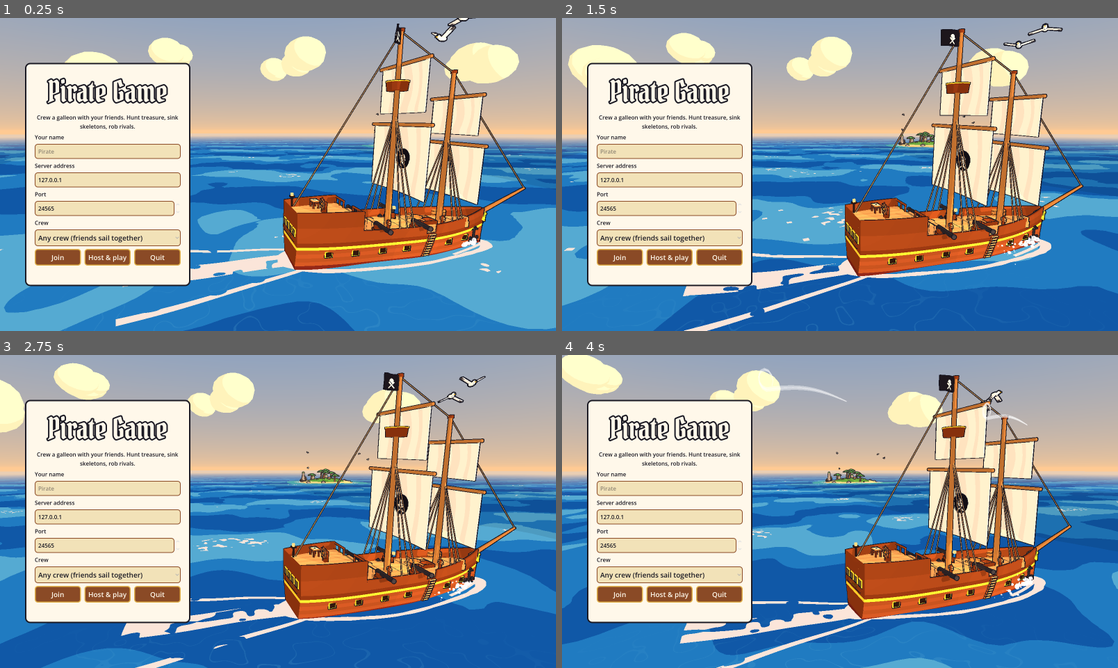
Above: before the commit, frames 1-4 (two rows, left to right).
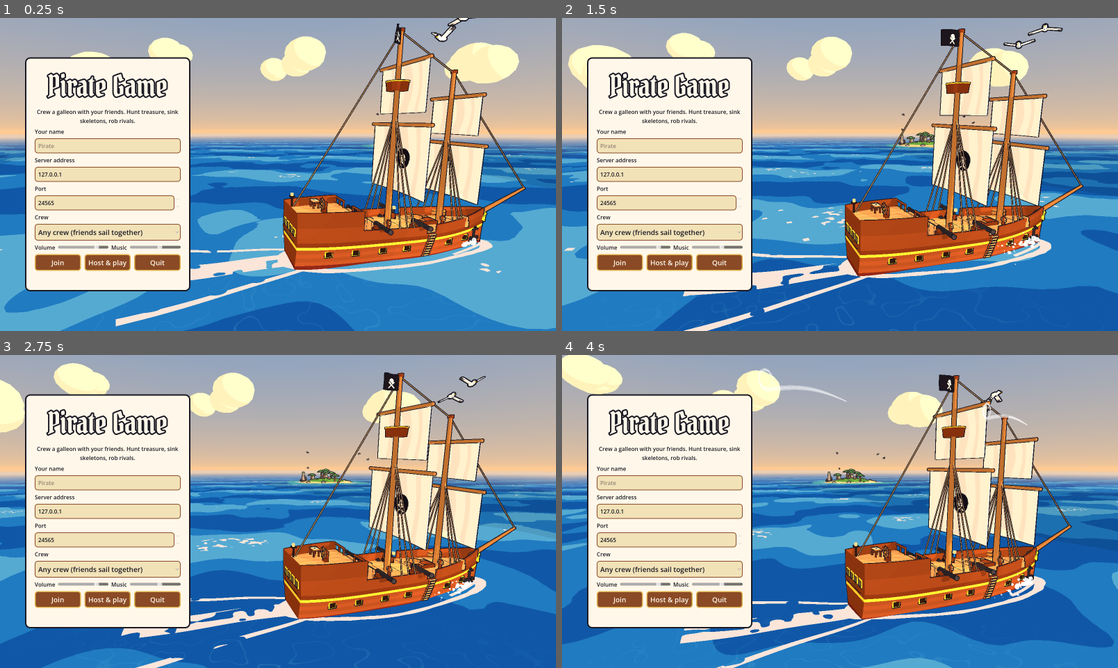
Above: after the commit, the same moments.

Repository: markcNewell/pirate-game
Game: Godot game, scene res://game/main.tscn
Two runs of this game, one before a commit and one after it. Both use one fixed random seed, a clock stepped at 60 frames per second and the inputs below.
Inputs (mouse positions are in pixels of both pictures, inside the frame that each line leads up to):
- Up to frame 1 (0.25 s): no input
- Up to frame 2 (1.5 s): move the mouse to (962, 158) at 0.52 s; hold D (move_right) 0.53-1.25 s; hold Tab (crew) 0.53-1.25 s; tap Space (jump) at 0.77, 1.07 s; click (962, 158) at 0.8 s; drag from (728, 190) to (812, 237) at 1.27 s
- Up to frame 3 (2.75 s): move the mouse to (333, 442) at 2.02 s; hold D (move_right) from 2.03 s (still down); hold Shift (run) from 2.03 s (still down); tap Tab (crew) at 2.3 s
- Up to frame 4 (4 s): release D (move_right) at 2.75 s; release Shift (run) at 2.75 s; drag from (812, 574) to (673, 464) at 2.77 s; move the mouse to (1006, 558) at 3.52 s; hold A (move_left) from 3.53 s (still down); hold Shift (run) from 3.53 s (still down); click (1006, 558) at 3.6 s; tap Space (jump) at 3.77 s

The runs differ from the first frame. In frame 1, 9.3% of the frame differs, in the area x 4-35%, y 12-88%; in frame 2, 9.2%; in frame 3, 9.2%; in frame 4, 9.2%.

Commit message:
Sound: synthesised effects, ambience and a title shanty, all from code
- tools/make_sounds.py builds every sound with numpy (noise, sines, filters): cannon, splashes,
  hull hits, thunder near and far, cutlass and pistol, footsteps on wood and sand, digging,
  hammering, coins, bell, gulls, bones, creaks, winch, fire, rain, wind, sea, and the
  traditional Drunken Sailor as an accordion shanty.
- The Audio autoload: a pool of 3D voices, ambience loops whose volume follows the scene (sea,
  wind higher up and in the storm, rain inside it, the wash under a moving hull), music on the
  title screen and drifting out of the tavern. Thunder arrives after its flash, later the
  further off it is.
- Hooked to what happens: shots, impacts, attacks, hurts, lightning strikes, the skeleton-ship
  alarm bell, coins on a sale, chests picked up and put down, eating, digging, the bucket,
  footsteps and swim strokes, the capstan, sails being worked, patching, restocking,
  dolphins, the whale, camp fires at night.
- Volume and music sliders on the title screen, saved with the settings. Headless servers and
  bots play nothing.

Co-Authored-By: Claude Opus 5.5 <noreply@anthropic.com>

Diff:
--- /dev/null
+++ b/game/audio/audio.gd
@@ -0,0 +1,158 @@
+extends Node
+## Every sound in the game goes through here (the "Audio" autoload). Sounds are the synthesised
+## WAVs in art/sounds (made by tools/make_sounds.py). Three buses under Master: Effects,
+## Ambience and Music, so each can be turned up or down. A headless server or bot plays nothing.
+
+const VOICES := 24
+const UI_VOICES := 4
+## Loops that run all the time on the Ambience bus; World sets how loud each is.
+const AMBIENCE := ["sea", "wind", "rain", "bow_wash"]
+
+var enabled := false
+var _streams := {}
+var _voices: Array[AudioStreamPlayer3D] = []
+var _next_voice := 0
+var _ui: Array[AudioStreamPlayer] = []
+var _next_ui := 0
+var _loops := {}
+var _loop_target := {}
+var _music: AudioStreamPlayer
+var _music_target := -80.0
+
+
+func _ready() -> void:
+	enabled = DisplayServer.get_name() != "headless"
+	if not enabled:
+		return
+	for bus: String in ["Effects", "Ambience", "Music"]:
+		AudioServer.add_bus()
+		var i := AudioServer.bus_count - 1
+		AudioServer.set_bus_name(i, bus)
+		AudioServer.set_bus_send(i, "Master")
+	apply_volumes()
+	for i in VOICES:
+		var v := AudioStreamPlayer3D.new()
+		v.bus = "Effects"
+		v.attenuation_model = AudioStreamPlayer3D.ATTENUATION_INVERSE_DISTANCE
+		v.unit_size = 8.0
+		v.max_distance = 400.0
+		add_child(v)
+		_voices.append(v)
+	for i in UI_VOICES:
+		var u := AudioStreamPlayer.new()
+		u.bus = "Effects"
+		add_child(u)
+		_ui.append(u)
+	for name: String in AMBIENCE:
+		var p := AudioStreamPlayer.new()
+		p.stream = stream(name, true)
+		p.bus = "Ambience"
+		p.volume_db = -80.0
+		add_child(p)
+		p.play()
+		_loops[name] = p
+		_loop_target[name] = -80.0
+	_music = AudioStreamPlayer.new()
+	_music.stream = stream("shanty", true)
+	_music.bus = "Music"
+	_music.volume_db = -80.0
+	add_child(_music)
+
+
+func _exit_tree() -> void:
+	# Let go of every stream before the engine shuts down, so none is reported as leaked.
+	for child in get_children():
+		if child is AudioStreamPlayer or child is AudioStreamPlayer3D:
+			child.stop()
+			child.stream = null
+	_streams.clear()
+
+
+## Settings.volume and Settings.music (0-1) onto the Master and Music buses.
+func apply_volumes() -> void:
+	if not enabled:
+		return
+	AudioServer.set_bus_volume_db(0, linear_to_db(maxf(Settings.volume, 0.001)))
+	AudioServer.set_bus_volume_db(AudioServer.get_bus_index("Music"), linear_to_db(maxf(Settings.music, 0.001)))
+
+
+## The stream for `name`, loaded once; loops are set to repeat end to start.
+func stream(name: String, loop := false) -> AudioStream:
+	if not _streams.has(name):
+		var s: AudioStreamWAV = load("res://art/sounds/%s.wav" % name)
+		if loop:
+			s = s.duplicate()
+			s.loop_mode = AudioStreamWAV.LOOP_FORWARD
+			s.loop_begin = 0
+			s.loop_end = s.data.size() / 2
+		_streams[name] = s
+	return _streams[name]
+
+
+## A one-shot sound in the world at `pos`, a little higher or lower each time.
+func play_at(name: String, pos: Vector3, volume_db := 0.0, pitch := 1.0, jitter := 0.08) -> void:
+	if not enabled:
+		return
+	var v := _voices[_next_voice]
+	_next_voice = (_next_voice + 1) % VOICES
+	v.stream = stream(name)
+	v.global_position = pos
+	v.volume_db = volume_db
+	v.pitch_scale = pitch * (1.0 + randf_range(-jitter, jitter))
+	v.play()
+
+
+## A one-shot heard the same wherever you are (your own footsteps, the menu).
+func play(name: String, volume_db := 0.0, pitch := 1.0, jitter := 0.06) -> void:
+	if not enabled:
+		return
+	var u := _ui[_next_ui]
+	_next_ui = (_next_ui + 1) % UI_VOICES
+	u.stream = stream(name)
+	u.volume_db = volume_db
+	u.pitch_scale = pitch * (1.0 + randf_range(-jitter, jitter))
+	u.play()
+
+
+## How loud one ambience loop should be (dB); it eases there.
+func set_ambience(name: String, volume_db: float) -> void:
+	_loop_target[name] = volume_db
+
+
+## Fade the sea shanty in (title screen) or out.
+func music(on: bool) -> void:
+	if not enabled:
+		return
+	_music_target = -6.0 if on else -80.0
+	if on and not _music.playing:
+		_music.play()
+
+
+func _process(delta: float) -> void:
+	if not enabled:
+		return
+	for name: String in _loops:
+		var p: AudioStreamPlayer = _loops[name]
+		p.volume_db = move_toward(p.volume_db, _loop_target[name], delta * 30.0)
+	_music.volume_db = move_toward(_music.volume_db, _music_target, delta * 25.0)
+	if _music.playing and _music.volume_db <= -79.0 and _music_target <= -79.0:
+		_music.stop()
+
+
+## A 3D loop that belongs to something in the world (a camp fire, the tavern's music).
+func loop_at(parent: Node3D, name: String, volume_db: float, reach: float) -> AudioStreamPlayer3D:
+	var p := AudioStreamPlayer3D.new()
+	parent.add_child(p)
+	if not enabled:
+		return p
+	p.stream = stream(name, true)
+	p.bus = "Ambience" if name != "shanty" else "Music"
+	p.volume_db = volume_db
+	p.max_distance = reach
+	p.unit_size = reach * 0.25
+	# The owner may not be in the scene yet; start when it is.
+	if p.is_inside_tree():
+		p.play()
+	else:
+		p.autoplay = true
+	return p
--- a/game/fx/lantern.gd
+++ b/game/fx/lantern.gd
@@ -12,6 +12,7 @@
 var _energy: float
 var _flame: MeshInstance3D
 var _flicker := 0.0
+var _crackle: AudioStreamPlayer3D
 
 
 ## `fire` adds a flickering toon flame that only shows while the lantern is lit.
@@ -40,6 +41,7 @@
 		_flame.visible = false
 		add_child(_flame)
 		_light.position.y = 0.9
+		_crackle = Audio.loop_at(self, "fire", -80.0, 30.0)
 	add_to_group(GROUP)
 
 
@@ -75,6 +77,7 @@
 	_light.light_energy = _energy * level
 	if _flame:
 		_flame.visible = level > 0.3
+		_crackle.volume_db = -6.0 if _flame.visible else -80.0
 	set_process(_flame != null and _flame.visible)
 
 
--- a/game/game.gd
+++ b/game/game.gd
@@ -49,6 +49,7 @@
 var effects: Effects
 ## Ships we have seen start to sink (id -> time since the last bubbles).
 var _wrecked := {}
+var _creak_wait := 5.0
 var avatars := {}  # peer id -> Avatar
 var _item_views := {}  # item id -> LootView
 var _skeleton_views := {}  # skeleton id -> SkeletonView
@@ -225,6 +226,8 @@
 	for entry in data[4]:
 		purses[int(entry[0])] = int(entry[1])
 		if int(entry[0]) == own_crew:
+			if int(entry[1]) > purse and has_view():
+				Audio.play("coins", -2.0)
 			purse = int(entry[1])
 			voyage = {} if entry.size() < 5 else {"island": int(entry[2]), "x": float(entry[3]), "z": float(entry[4])}
 	var snap_bones := {}
@@ -289,12 +292,24 @@
 		"swing":
 			if _skeleton_views.has(int(data[0])):
 				_skeleton_views[int(data[0])].swing()
+				Audio.play_at("swing", _skeleton_views[int(data[0])].global_position + Vector3.UP, -4.0, 0.8)
 		"hurt_skeleton":
 			if _skeleton_views.has(int(data[0])):
 				_skeleton_views[int(data[0])].hurt()
+				Audio.play_at("rattle", _skeleton_views[int(data[0])].global_position + Vector3.UP)
 		"attack":
 			if avatars.has(int(data[0])):
-				avatars[int(data[0])].attack()
+				var who: Avatar = avatars[int(data[0])]
+				who.attack()
+				var pistol := int(data[1]) == Weapons.Kind.PISTOL
+				Audio.play_at("pistol" if pistol else "swing", who.global_position + Vector3.UP * 1.4, 0.0 if pistol else -4.0)
+		"hurt_player":
+			if int(data[0]) == local_id:
+				Audio.play("thud", -2.0, 0.8)
+			elif avatars.has(int(data[0])):
+				Audio.play_at("thud", avatars[int(data[0])].global_position + Vector3.UP)
+		"alarm":
+			Audio.play("bell", -3.0, 1.0, 0.0)
 		"lightning":
 			if world:
 				world.strike(Vector3(data[1], data[2], data[3]))
@@ -328,6 +343,7 @@
 	ship_view = ship_views.get(own_ship)
 	# The HUD's wind arrow shows the wind where our ship is, swirling if she is in the storm.
 	view_wind = Storm.wind(Vector2(view_ship.x, view_ship.z), render_time, view_wind).normalized()
+	_ship_sounds(delta)
 	if ship_view == null:
 		return
 
@@ -338,6 +354,10 @@
 		local_player.carry = me.carry
 		if me.hp < local_player.hp and hud:
 			hud.flash_damage()
+		if me.hp > local_player.hp and not me.dead and not local_player.dead:
+			Audio.play("chomp", -4.0)
+		if me.carry != local_player.carry:
+			Audio.play("thud", -6.0)
 		local_player.hp = me.hp
 		local_player.dead = me.dead
 	local_player.update_view()
@@ -436,6 +456,34 @@
 			effects.bubbles(Vector3(s.x, 0.0, s.z))
 
 
+## Aboard a ship: water rushing past the hull as she gathers speed, and her timbers creaking
+## now and then, more often in a storm.
+func _ship_sounds(delta: float) -> void:
+	var aboard := local_player.mode == LocalPlayer.Mode.ON_SHIP and view_ships.has(local_player.ship_id)
+	if not aboard:
+		Audio.set_ambience("bow_wash", -80.0)
+		return
+	var s: ShipState = view_ships[local_player.ship_id]
+	Audio.set_ambience("bow_wash", lerpf(-38.0, -9.0, clampf(absf(s.speed) / ShipPhysics.MAX_SPEED, 0.0, 1.0)))
+	_creak_wait -= delta
+	if _creak_wait <= 0.0:
+		var storm := Storm.amount(Vector2(s.x, s.z), render_time)
+		_creak_wait = randf_range(4.0, 11.0) * (1.0 - 0.65 * storm)
+		Audio.play("creak", -18.0 + 9.0 * storm, randf_range(0.8, 1.25), 0.0)
+
+
+func _impact_sound(kind: int, pos: Vector3) -> void:
+	match kind:
+		Effects.Impact.WATER:
+			Audio.play_at("splash", pos, 0.0)
+		Effects.Impact.HULL:
+			Audio.play_at("hull_hit", pos, 4.0)
+		Effects.Impact.SPLINTERS:
+			Audio.play_at("hull_hit", pos, -2.0, 1.2)
+		Effects.Impact.SAND:
+			Audio.play_at("thud", pos, 0.0, 0.7)
+
+
 func _update_balls() -> void:
 	for id in _balls.keys():
 		var b: Dictionary = _balls[id]
@@ -449,9 +497,11 @@
 			if ship_views.has(b.ship):
 				ship_views[b.ship].recoil(b.gun)
 			effects.muzzle_smoke(b.p0, b.v0.normalized())
+			Audio.play_at("cannon", b.p0, 4.0, 1.0, 0.07)
 		var end: Dictionary = b.end
 		if not end.is_empty() and render_time >= end.t:
 			effects.impact(end.kind, end.pos)
+			_impact_sound(end.kind, end.pos)
 			node.queue_free()
 			_balls.erase(id)
 			continue
--- a/game/player/local_player.gd
+++ b/game/player/local_player.gd
@@ -65,6 +65,9 @@
 var _patch_timer := 0.0
 ## How long E has been held on a dig spot; the HUD's ring shows it (the server keeps the truth).
 var _dig_clock := 0.0
+## Distance walked since the last footstep, and time since the last spade or stroke sound.
+var _stride := 0.0
+var _sound_wait := 0.0
 var _stations := ShipShape.stations()
 
 
@@ -137,6 +140,7 @@
 		if input.fire and carry < 0 and _attack_ready <= 0.0:
 			_attack_ready = Weapons.CUTLASS_COOLDOWN if weapon == Weapons.Kind.CUTLASS else Weapons.PISTOL_RELOAD
 			weapon_view.attack()
+			Audio.play("swing" if weapon == Weapons.Kind.CUTLASS else "pistol", -3.0 if weapon == Weapons.Kind.CUTLASS else 0.0)
 			game.send_request("attack", weapon, [yaw, pitch])
 
 	_curr = frame_position()
@@ -151,6 +155,7 @@
 
 
 func _move_on_ship(delta: float) -> void:
+	swimming = false
 	var local := DeckProxy.from_proxy(body.global_position)
 	# Wading through a flooded lower deck is slow going.
 	var depth := frame_ship().water - (local.y - ShipShape.LOWER_Y)
@@ -160,6 +165,7 @@
 	var jump := input.jump and carry < 0
 	body.velocity = PlayerMotor.walk(body.velocity, input.wish, yaw, input.run, body.is_on_floor(), jump, delta, scale)
 	body.move_and_slide()
+	_footsteps(delta, "step_wood")
 	local = DeckProxy.from_proxy(body.global_position)
 	if not ShipShape.is_on_board(local):
 		_go_overboard(local)
@@ -176,6 +182,23 @@
 		var jump := input.jump and carry < 0
 		body.velocity = PlayerMotor.walk(body.velocity, input.wish, yaw, input.run, body.is_on_floor(), jump, delta, scale)
 	body.move_and_slide()
+	_footsteps(delta, "splash" if swimming else "step_sand")
+
+
+## A footstep sound every stride while walking on something (a stroke while swimming).
+func _footsteps(delta: float, sound: String) -> void:
+	var flat := Vector2(body.velocity.x, body.velocity.z).length()
+	if not swimming and not body.is_on_floor():
+		return
+	_stride += flat * delta
+	var stride := 2.2 if swimming else 1.5
+	if _stride < stride:
+		return
+	_stride = 0.0
+	if swimming:
+		Audio.play(sound, -22.0, 1.6, 0.15)
+	else:
+		Audio.play(sound, -12.0 if sound == "step_wood" else -14.0, 1.0, 0.12)
 
 
 ## Leave the ship frame: carry position, heading and momentum (including the ship's) into the world.
@@ -195,6 +218,10 @@
 	var target := current_target()
 	var digging: bool = not target.is_empty() and target.kind == "dig" and input.interact_held
 	_dig_clock = _dig_clock + delta if digging else 0.0
+	_sound_wait -= delta
+	if digging and _sound_wait <= 0.0:
+		_sound_wait = 0.5
+		Audio.play("dig", -4.0)
 	if target.is_empty():
 		return
 	if target.kind == "patch" or target.kind == "dig":
@@ -215,8 +242,10 @@
 			game.send_request("hatch", target.id)
 		"scoop":
 			game.send_request("scoop", 0)
+			Audio.play("splash", -14.0, 1.5)
 		"throw":
 			game.send_request("throw", 0)
+			Audio.play("splash", -8.0, 1.2)
 		"sell", "drop", "voyage", "eat":
 			game.send_request(target.kind, 0)
 		"pickup", "open", "restock":
--- a/game/session/server_sim.gd
+++ b/game/session/server_sim.gd
@@ -369,6 +369,7 @@
 	var from := spot - origin
 	print("[server] skeleton ship %d spawned at (%.0f, %.0f)" % [id, spot.x, spot.y])
 	Net.send_message(0, "A skeleton ship approaches from the %s!" % compass_name(atan2(from.x, -from.y)))
+	Net.send_event("alarm", [])
 
 
 func _maybe_respawn_crews() -> void:
--- a/game/ship/ship_view.gd
+++ b/game/ship/ship_view.gd
@@ -29,6 +29,12 @@
 var _hole_mesh: ArrayMesh
 var _patch_mesh: ArrayMesh
 var _last_anchor_progress := 0.0
+var _winch: AudioStreamPlayer3D
+var _last_sails := -1.0
+var _last_patch := {}
+var _last_stores := -1
+var _flap_wait := 0.0
+var _hammer_wait := 0.0
 
 
 func _ready() -> void:
@@ -62,6 +68,7 @@
 	add_child(_wheel)
 
 	_capstan = Toon.instance(ShipMesh.capstan())
+	_winch = Audio.loop_at(_capstan, "winch", -80.0, 35.0)
 	_capstan.position = ShipShape.CAPSTAN
 	add_child(_capstan)
 
@@ -206,6 +213,7 @@
 			# The canvas breathes a little as gusts fill and spill it.
 			sail.scale.z = 1.0 + 0.07 * sin(_gust_clock * 1.3 + m * 1.7 + i * 0.9)
 	_wheel.rotation.z = -state.rudder * 2.6
+	_ship_sounds(state, delta)
 	if state.anchored and state.anchor_progress > _last_anchor_progress:
 		_capstan.rotation.y += delta * 2.5
 	_last_anchor_progress = state.anchor_progress
@@ -304,6 +312,32 @@
 	_barrels[gun].transform = Transform3D(basis, ShipShape.cannon_pivot_of(gun) - dir * _recoil[gun])
 
 
+## Sounds of the crew at work, heard by anyone nearby: the capstan ratchet while the anchor
+## comes up, canvas flapping as sails are worked, hammering at a hole being patched, and a
+## thump as supplies come aboard.
+func _ship_sounds(state: ShipState, delta: float) -> void:
+	var winching := state.anchored and state.anchor_progress > _last_anchor_progress
+	_winch.volume_db = -4.0 if winching else -80.0
+	var sails := state.sail_height[0] + state.sail_height[1] + absf(state.sail_angle[0]) + absf(state.sail_angle[1])
+	_flap_wait -= delta
+	if _last_sails >= 0.0 and absf(sails - _last_sails) > 1e-3 and _flap_wait <= 0.0:
+		_flap_wait = 0.7
+		Audio.play_at("sail_flap", global_transform * Vector3(0, ShipShape.DECK_Y + 8.0, ShipShape.MAST_Z[1]), -6.0)
+	_last_sails = sails
+	_hammer_wait -= delta
+	var patched := {}
+	for hole: Array in state.holes:
+		patched[int(hole[0])] = float(hole[4])
+		if float(hole[4]) > _last_patch.get(int(hole[0]), 1.0) and _hammer_wait <= 0.0:
+			_hammer_wait = 0.32
+			Audio.play_at("hammer", global_transform * Vector3(hole[1], hole[2], hole[3]), -2.0)
+	_last_patch = patched
+	var stores := state.cannonballs + state.planks + state.bananas
+	if _last_stores >= 0 and stores > _last_stores:
+		Audio.play_at("thud", global_transform * Vector3(0, ShipShape.DECK_Y, 0), 0.0)
+	_last_stores = stores
+
+
 func _update_holes(holes: Array) -> void:
 	var seen := {}
 	for h: Array in holes:
--- a/game/ui/menu.gd
+++ b/game/ui/menu.gd
@@ -71,6 +71,13 @@
 	_crew.select(Settings.crew)
 	box.add_child(_crew)
 
+	# Sound: overall volume and the music, applied as you drag and saved with the rest.
+	var sound := HBoxContainer.new()
+	sound.add_theme_constant_override("separation", 8)
+	box.add_child(sound)
+	_slider(sound, "Volume", Settings.volume, func(v: float) -> void: Settings.volume = v)
+	_slider(sound, "Music", Settings.music, func(v: float) -> void: Settings.music = v)
+
 	var buttons := HBoxContainer.new()
 	buttons.add_theme_constant_override("separation", 10)
 	box.add_child(buttons)
@@ -130,8 +137,27 @@
 	b.text = text
 	b.size_flags_horizontal = Control.SIZE_EXPAND_FILL
 	b.custom_minimum_size = Vector2(0, 44)
+	b.pressed.connect(func() -> void: Audio.play("click", -6.0))
 	b.pressed.connect(action)
 	row.add_child(b)
+
+
+func _slider(row: HBoxContainer, label: String, value: float, store: Callable) -> void:
+	var l := Label.new()
+	l.text = label
+	l.add_theme_color_override("font_color", Hud.INK)
+	row.add_child(l)
+	var s := HSlider.new()
+	s.min_value = 0.0
+	s.max_value = 1.0
+	s.step = 0.05
+	s.value = value
+	s.size_flags_horizontal = Control.SIZE_EXPAND_FILL
+	s.size_flags_vertical = Control.SIZE_SHRINK_CENTER
+	s.value_changed.connect(func(v: float) -> void:
+		store.call(v)
+		Audio.apply_volumes())
+	row.add_child(s)
 
 
 func _sky_gradient() -> ShaderMaterial:
--- a/game/ui/menu_backdrop.gd
+++ b/game/ui/menu_backdrop.gd
@@ -17,6 +17,7 @@
 func _ready() -> void:
 	# The title sea stays calm; a session sets the storm up again from its server.
 	Storm.enabled = false
+	Audio.music(true)
 	_world = World.new()
 	_world.storm_enabled = false
 	add_child(_world)
@@ -33,6 +34,10 @@
 	_camera.far = 3000.0
 	add_child(_camera)
 	_camera.make_current()
+
+
+func _exit_tree() -> void:
+	Audio.music(false)
 
 
 func _process(delta: float) -> void:
--- a/game/ui/settings.gd
+++ b/game/ui/settings.gd
@@ -10,6 +10,9 @@
 static var sensitivity := 0.0025
 ## The crew asked for when joining: 0 any, else 1-4.
 static var crew := 0
+## Overall and music volume, 0-1.
+static var volume := 0.8
+static var music := 0.6
 
 
 static func load_saved() -> void:
@@ -21,6 +24,8 @@
 	port = cfg.get_value("server", "port", port)
 	sensitivity = cfg.get_value("controls", "sensitivity", sensitivity)
 	crew = cfg.get_value("player", "crew", crew)
+	volume = cfg.get_value("sound", "volume", volume)
+	music = cfg.get_value("sound", "music", music)
 
 
 static func save() -> void:
@@ -30,4 +35,6 @@
 	cfg.set_value("server", "port", port)
 	cfg.set_value("controls", "sensitivity", sensitivity)
 	cfg.set_value("player", "crew", crew)
+	cfg.set_value("sound", "volume", volume)
+	cfg.set_value("sound", "music", music)
 	cfg.save(PATH)
--- a/game/world/dolphins.gd
+++ b/game/world/dolphins.gd
@@ -17,6 +17,7 @@
 static var eager := false
 
 var _swimmers: Array[Node3D] = []
+var _was_up: Array[bool] = []
 var _wait := 0.0
 var _left := 0.0
 var _side := 1.0
@@ -32,6 +33,7 @@
 		d.visible = false
 		add_child(d)
 		_swimmers.append(d)
+		_was_up.append(false)
 
 
 ## Call every frame with the camera position, the sea clock and the ships (id -> ShipState).
@@ -66,6 +68,11 @@
 		var u := fposmod(age / LEAP_PERIOD + i * 0.31, 1.0)
 		var d := _swimmers[i]
 		var surface := Waves.height(base.x, base.z, sea_time)
+		var up := u <= AIR
+		if up != _was_up[i]:
+			# A splash as each one leaves the water and as it dives back in.
+			_was_up[i] = up
+			Audio.play_at("splash", base + Vector3(0, surface, 0), -14.0, 1.4)
 		if u > AIR:
 			d.visible = false
 			continue
--- a/game/world/islands.gd
+++ b/game/world/islands.gd
@@ -35,12 +35,13 @@
 
 
 ## Index of the island whose land is under a world point, or -1.
-static func island_at(x: float, z: float) -> int:
+## The island whose waterline (plus `margin` metres) contains the point, or -1.
+static func island_at(x: float, z: float, margin := 2.0) -> int:
 	for i in LAYOUT.size():
 		var spec: Dictionary = LAYOUT[i]
 		var dx: float = x - spec.x
 		var dz: float = z - spec.z
-		if dx * dx + dz * dz < (spec.radius + 2.0) ** 2:
+		if dx * dx + dz * dz < (spec.radius + margin) ** 2:
 			return i
 	return -1
 
--- a/game/world/whale.gd
+++ b/game/world/whale.gd
@@ -71,6 +71,8 @@
 		Basis(Vector3.UP, _heading) * Basis(Vector3.RIGHT, (k - 0.5) * 0.5),
 		_at + ahead + Vector3(0, sea - 1.6 + rise * 1.6, 0))
 	var blowing := k > 0.3 and k < 0.6
+	if blowing and not _spout.visible:
+		Audio.play_at("spout", _at + Vector3(0, sea, 0), 4.0)
 	_spout.visible = blowing
 	if blowing:
 		var puff := sin((k - 0.3) / 0.3 * PI)
--- a/game/world/world.gd
+++ b/game/world/world.gd
@@ -24,6 +24,8 @@
 var _merchant_rest := 0.0
 var _gloom := 0.0
 var _strike_flash := 0.0
+var _last_flash := -1
+var _gull_wait := 6.0
 var _camera := Vector2.ZERO
 var _inside := 0.0
 var _ambient := 0.38
@@ -59,6 +61,7 @@
 	_sky.set_shader_parameter("time", sea_time)
 	_camera = Vector2(camera_pos.x, camera_pos.z)
 	_dolphins.follow(camera_pos, sea_time, ships, get_process_delta_time())
+	_sounds(camera_pos, sea_time, get_process_delta_time())
 	_wind_lines.follow(camera_pos, Game.wind_dir(sea_time), _gloom, get_process_delta_time())
 	_whale.follow(camera_pos, sea_time, get_process_delta_time())
 	_animate_merchant(camera_pos, sea_time)
@@ -129,10 +132,38 @@
 		get_tree().call_group(Lantern.GROUP, "set_level", lamps)
 
 
-## Lightning hits a ship's mast at `top`: a bolt down onto it and a bright flash.
+## Lightning hits a ship's mast at `top`: a bolt down onto it, a bright flash and a crack.
 func strike(top: Vector3) -> void:
 	_storm.strike(top)
+	Audio.play_at("thunder", top, 6.0)
 	_strike_flash = clampf(1.0 - Vector2(top.x - _camera.x, top.z - _camera.y).length() / 300.0, 0.3, 1.0)
+
+
+## The ambience follows where you are: the sea always, wind louder up high and in the storm,
+## rain inside it, thunder after each flash (later the further off it is), gulls near islands.
+func _sounds(camera_pos: Vector3, sea_time: float, delta: float) -> void:
+	var low := 1.0 - clampf(camera_pos.y / 12.0, 0.0, 1.0)
+	Audio.set_ambience("sea", lerpf(-16.0, -7.0, low))
+	Audio.set_ambience("wind", -24.0 + 4.0 * clampf(camera_pos.y / 15.0, 0.0, 1.0) + 16.0 * _inside)
+	Audio.set_ambience("rain", lerpf(-40.0, -6.0, _inside) if _inside > 0.1 else -80.0)
+	var f := Storm.flash(sea_time)
+	if f.on and f.seed != _last_flash and _storm.visible:
+		_last_flash = f.seed
+		var off: Vector2 = f.offset
+		var bolt: Vector2 = Storm.centre(sea_time) + off
+		var far := Vector2(camera_pos.x, camera_pos.z).distance_to(bolt)
+		if far < 1200.0:
+			var rumble := "thunder" if far < 250.0 else "thunder_far"
+			var loud := 4.0 - far / 60.0
+			get_tree().create_timer(far / 343.0).timeout.connect(func() -> void: Audio.play(rumble, loud))
+	_gull_wait -= delta
+	if _gull_wait <= 0.0:
+		_gull_wait = randf_range(5.0, 14.0)
+		var island := Islands.island_at(camera_pos.x, camera_pos.z, 120.0)
+		if island >= 0 and _gloom < 0.5:
+			var spec: Dictionary = Islands.LAYOUT[island]
+			var a := randf() * TAU
+			Audio.play_at("gull", Vector3(spec.x + cos(a) * spec.radius, 20.0, spec.z + sin(a) * spec.radius), -6.0, 1.0, 0.15)
 
 
 ## The merchant breathes, and turns to watch you when you come close.
@@ -220,6 +251,11 @@
 		faces.append_array(port.faces)
 		root.add_child(_chimney_smoke(Outpost.tavern_chimney() - root.position))
 		root.add_child(Lantern.lit_panes(Outpost.tavern_windows(), Color("3a4250")))
+		# The tavern's music drifts out of its door.
+		var tavern := Node3D.new()
+		tavern.position = Outpost.tavern_point(Vector3(3.5, 1.5, 0)) - root.position
+		root.add_child(tavern)
+		Audio.loop_at(tavern, "shanty", -8.0, 45.0)
 		var lighthouse := Lighthouse.new()
 		lighthouse.position = Outpost.lighthouse_lamp() - root.position
 		root.add_child(lighthouse)
--- a/project.godot
+++ b/project.godot
@@ -13,6 +13,7 @@
 [autoload]
 
 Net="*res://game/net/net.gd"
+Audio="*res://game/audio/audio.gd"
 
 [display]
 
Not shown, added: art/sounds/bell.wav.import
Not shown, added: art/sounds/bow_wash.wav.import
Not shown, added: art/sounds/cannon.wav.import
Not shown, added: art/sounds/chomp.wav.import
Not shown, added: art/sounds/clang.wav.import
Not shown, added: art/sounds/click.wav.import
Not shown, added: art/sounds/coins.wav.import
Not shown, added: art/sounds/creak.wav.import
Not shown, added: art/sounds/dig.wav.import
Not shown, added: art/sounds/fire.wav.import
Not shown, added: art/sounds/gull.wav.import
Not shown, added: art/sounds/hammer.wav.import
(and 47 more such lines)
